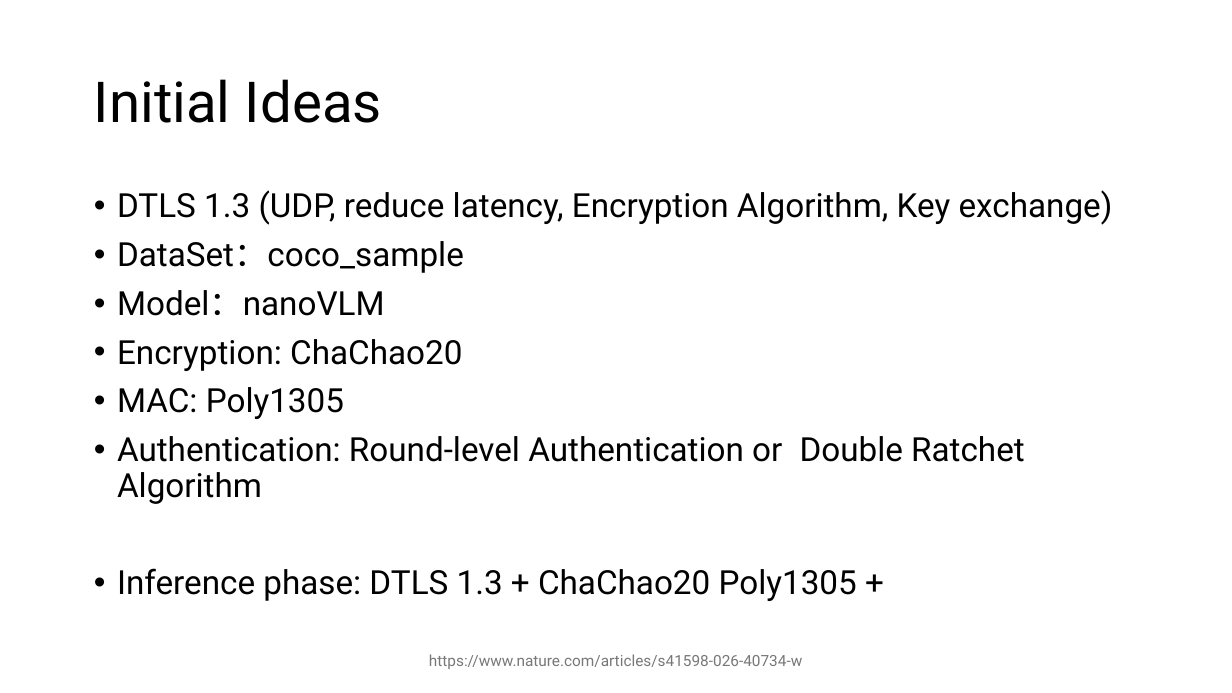
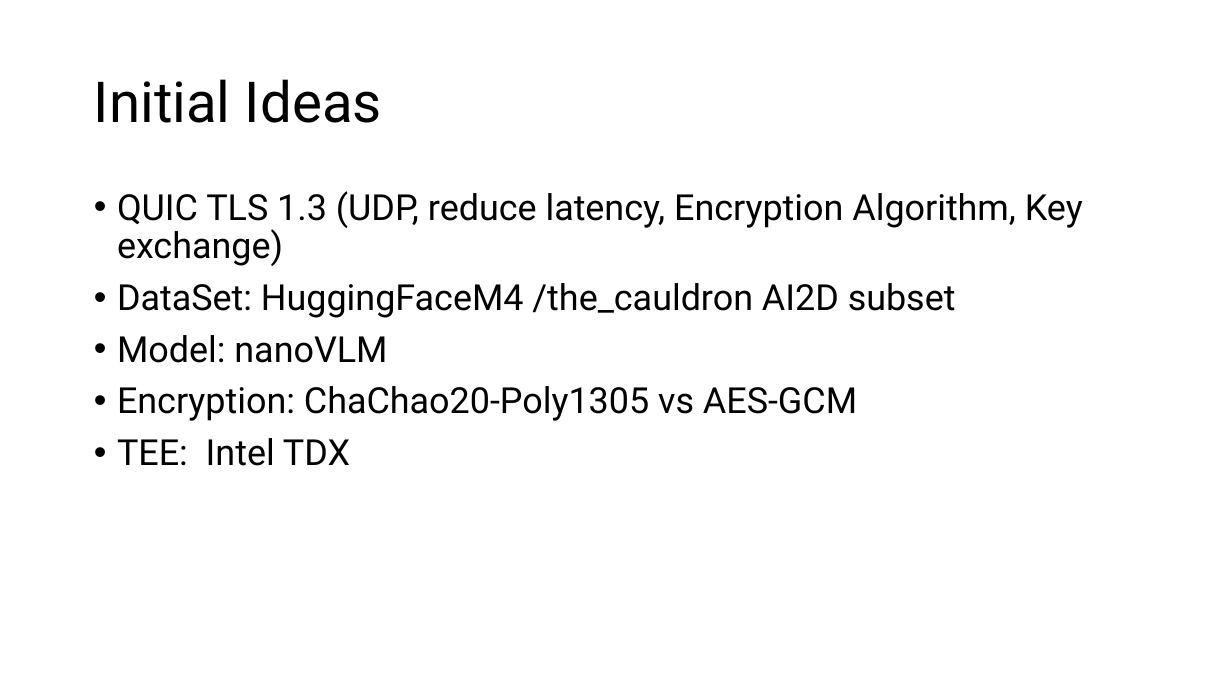
Before and after one commit to YMa10-ACS/CT5195-Master-capstone, a slide deck: slide 9 of Records/Literacture review.pptx (slide 10 before the commit). Drawn at 1232x693 pixels with LibreOffice and Linux fonts; fonts in the diff are those of the drawing. Boxes give left, top, right and bottom in pixels: in the first picture for what was removed or moved away, otherwise in the second. Text is boxed around its words. In the diff, an @@ line names an element or a change of style, - is before the commit and + after.

```diff
--- a/Records/Literacture review.pptx
+++ b/Records/Literacture review.pptx
@@ text at bbox=[117, 191, 1083, 466]: text changed; size 25.9 to 28 pt @@
-• DTLS 1.3 (UDP, reduce latency, Encryption Algorithm, Key exchange)
-• DataSet：coco_sample
-• Model：nanoVLM
-• Encryption: ChaChao20
-• MAC: Poly1305
-• Authentication: Round-level Authentication or Double Ratchet Algorithm
-• Inference phase: DTLS 1.3 + ChaChao20 Poly1305 +
+• QUIC TLS 1.3 (UDP, reduce latency, Encryption Algorithm, Key exchange)
+• DataSet: HuggingFaceM4 /the_cauldron AI2D subset
+• Model: nanoVLM
+• Encryption: ChaChao20-Poly1305 vs AES-GCM
+• TEE: Intel TDX
@@ text removed at bbox=[429, 654, 802, 669] @@
-https://www.nature.com/articles/s41598-026-40734-w
```
Also in this commit, not shown: 9 slides added, 3 slides removed, 7 other files.
